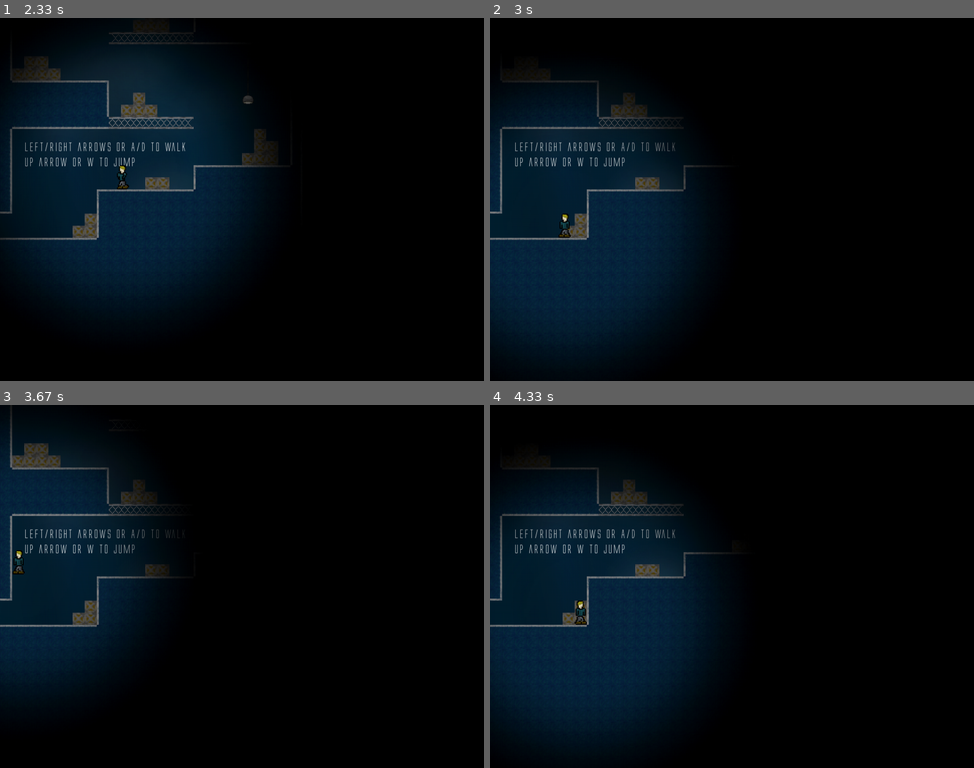
Above: before the commit, frames 1-4 (two rows, left to right).
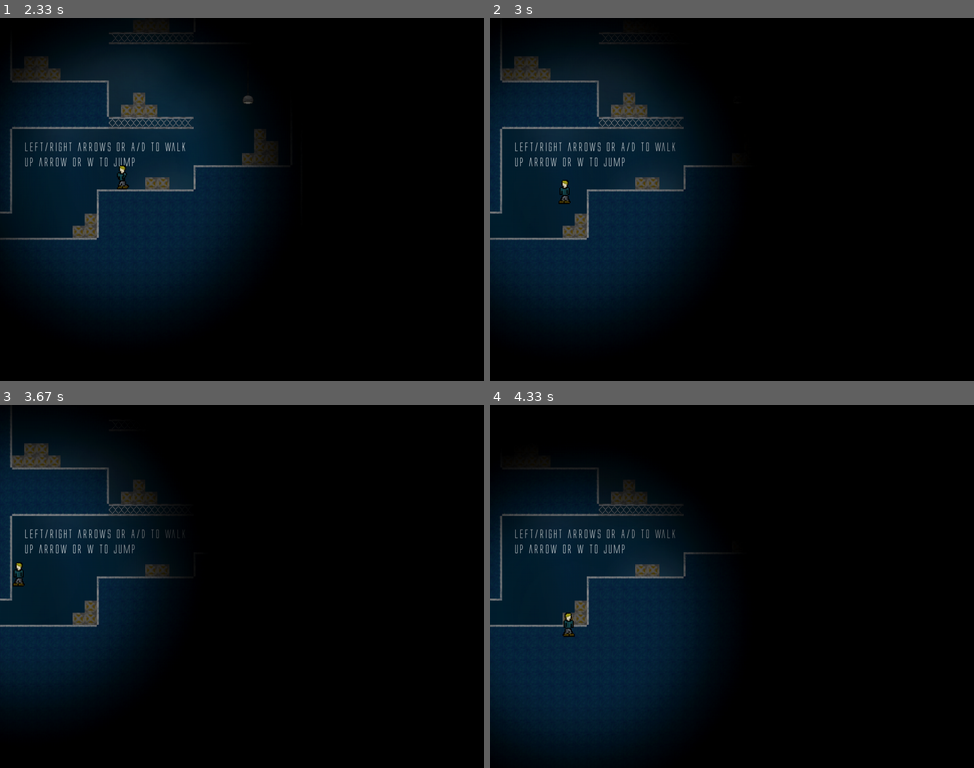
Above: after the commit, the same moments.

Repository: Sigton/stealth
Game: pygame game, started from source/main.py
The game is run twice, just before and just after one commit, with the same random seed, the same clock (stepped at 60 frames per second) and the same inputs.
Inputs:
- Up to frame 1 (2.33 s): tap Ctrl at 0.33 s; hold Right 0.67-1.13 s; hold Up 1.17-1.47 s; hold Right 1.5-1.97 s; hold Left from 2 s (still down)
- Up to frame 2 (3 s): release Left at 2.53 s; tap Ctrl at 2.57 s; hold Left from 2.9 s (still down)
- Up to frame 3 (3.67 s): release Left at 3.3 s; hold Up from 3.33 s (still down)
- Up to frame 4 (4.33 s): release Up at 3.7 s; hold Right from 3.73 s (still down)

Frame 1 is identical in both runs. In frame 2, 6.8% of the frame differs, in the area x 0-45%, y 4-96%; in frame 3, 0.2%; in frame 4, 0.2%.

Commit message:
Progress with crouching

Diff:
--- a/source/main.py
+++ b/source/main.py
@@ -141,6 +141,7 @@
 
                 if event.key == K_LCTRL:
                     crouch = False
+                    player.crouching = False
 
         if pause > 0:
             pause -= 1
--- a/source/player.py
+++ b/source/player.py
@@ -247,4 +247,4 @@
     def do_crouch(self):
 
         # Function to make the player crouch
-        pass
+        self.crouching = True
